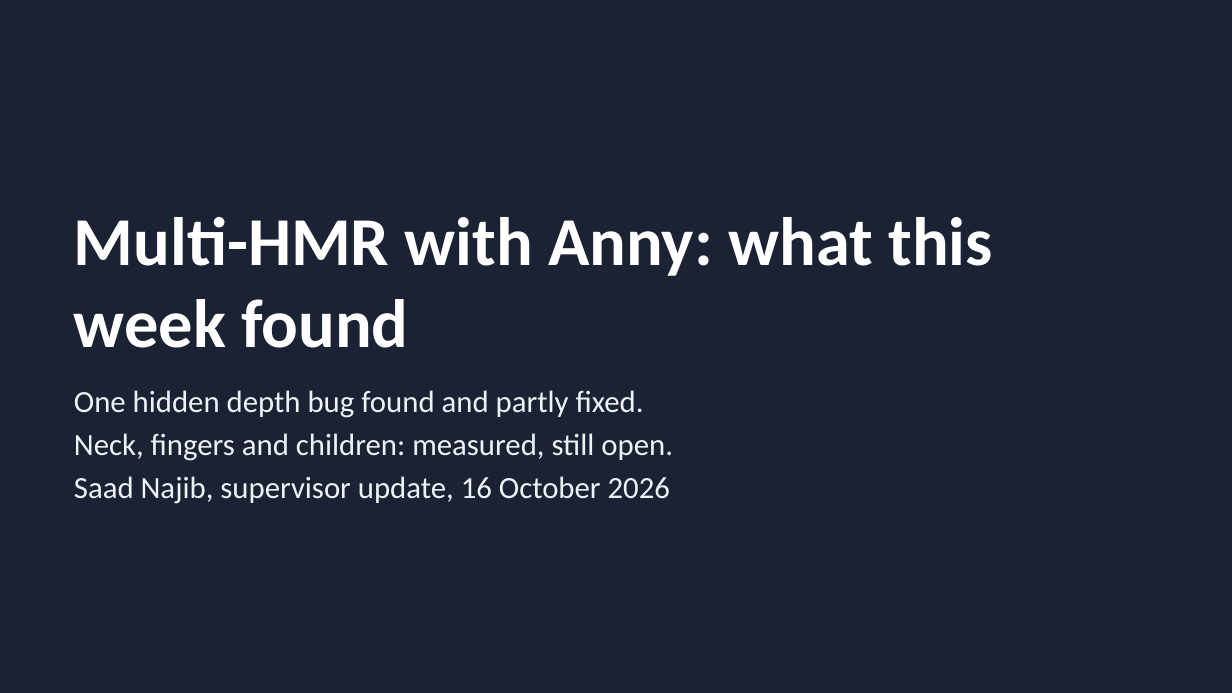
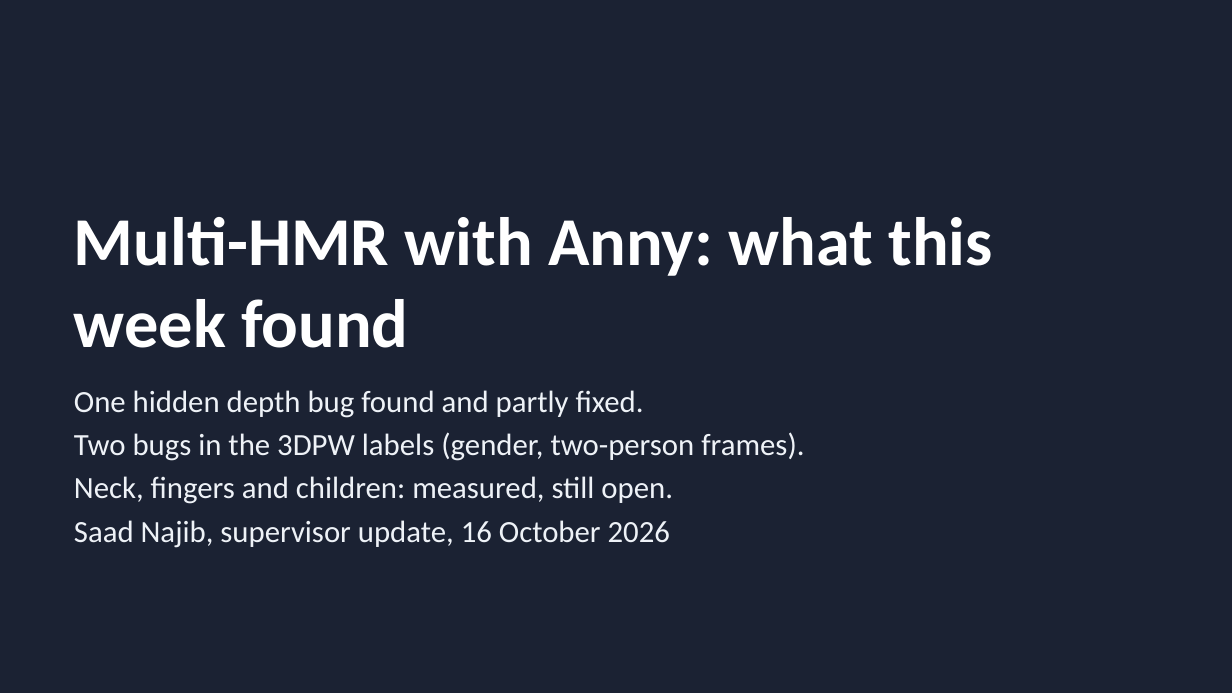
Before and after one commit to saadnajib/Multi-Person-Whole-Body-Human-Mesh-Recovery-in-a-Single-Shot-with-Annyone-dataset-and-3dpw-dataset, a slide deck: slide 1 of docs/supervisor_update_2026-10-16.pptx. Drawn at 1232x693 pixels with LibreOffice and Linux fonts; fonts in the diff are those of the drawing. Boxes give left, top, right and bottom in pixels: in the first picture for what was removed or moved away, otherwise in the second. Text is boxed around its words. In the diff, an @@ line names an element or a change of style, - is before the commit and + after.

```diff
--- a/docs/supervisor_update_2026-10-16.pptx
+++ b/docs/supervisor_update_2026-10-16.pptx
@@ text at box(74, 432, 804, 461): paragraph added @@
+Two bugs in the 3DPW labels (gender, two-person frames).
```
Also in this commit, not shown: 3 other slides changed, 2 slides added, 4 other files.
